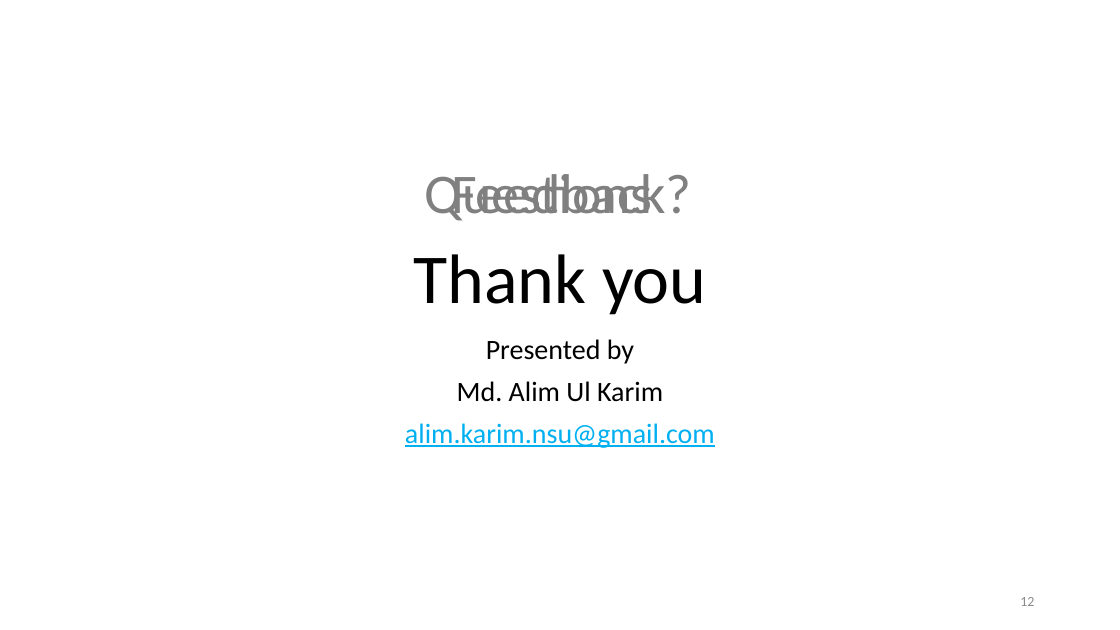
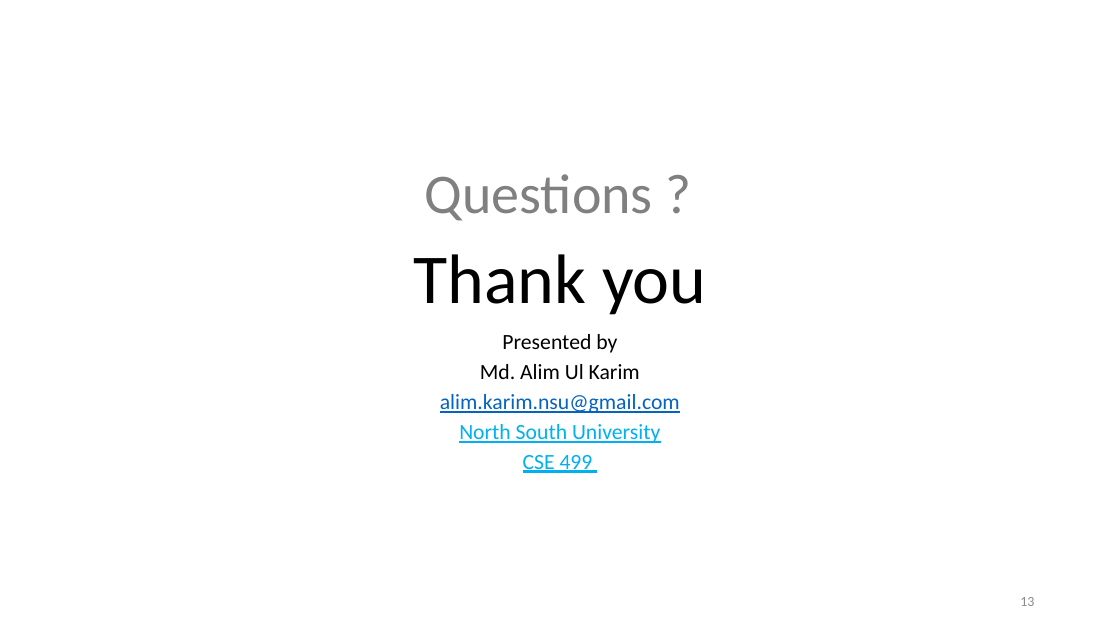
Before and after one commit to accorddeveloper/ASP.NET-MVC-Bootstrapper-Installed-Example, a slide deck: slide 13 of ASP.NET Presentation_2.pptx (slide 12 before the commit). Drawn at 1120x630 pixels with LibreOffice and Linux fonts; fonts in the diff are those of the drawing. Boxes give left, top, right and bottom in pixels: in the first picture for what was removed or moved away, otherwise in the second. Text is boxed around its words. In the diff, an @@ line names an element or a change of style, - is before the commit and + after.

```diff
--- a/ASP.NET Presentation_2.pptx
+++ b/ASP.NET Presentation_2.pptx
@@ text removed at (451,174,666,221) @@
-Feedback
@@ subtitle at (440,334,680,413): size 24 to 18.6 pt in "Presented by", "Md. Alim Ul Karim", "alim.karim.nsu@gmail.com"; text colour #00B0F0 to #0563C1 in "alim.karim.nsu@gmail.com"; line spacing 0.9 to 0.7 @@
@@ subtitle at (459,424,660,473): paragraphs added @@
+North South University
+CSE 499
```
Also in this commit, not shown: 5 other slides changed, 1 slide added.
